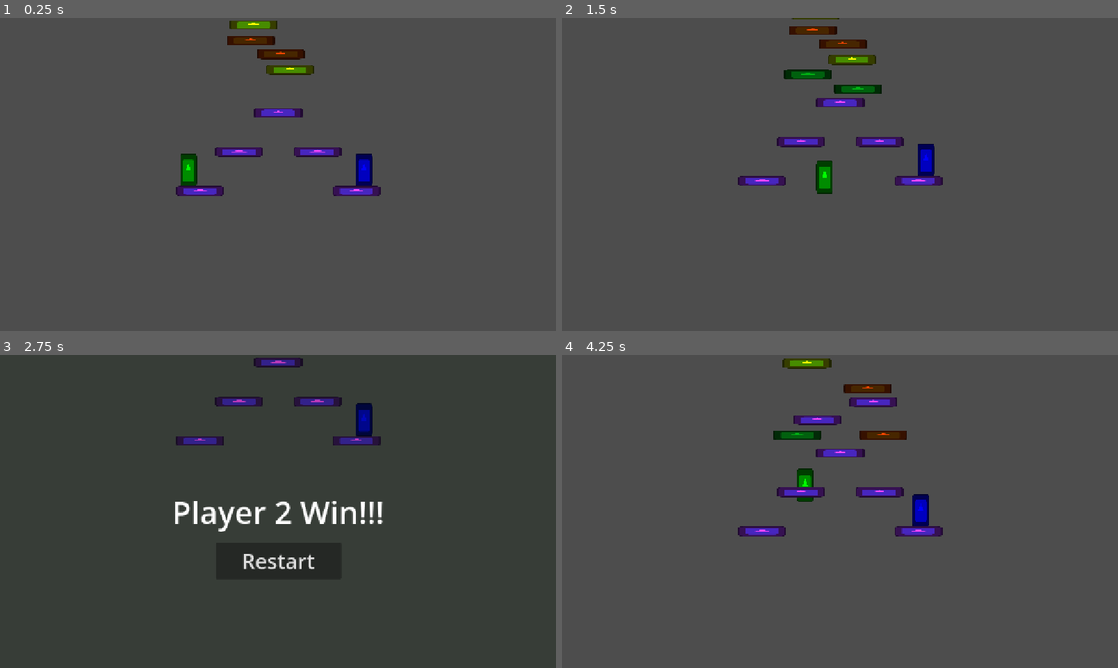
Above: before the commit, frames 1-4 (two rows, left to right).
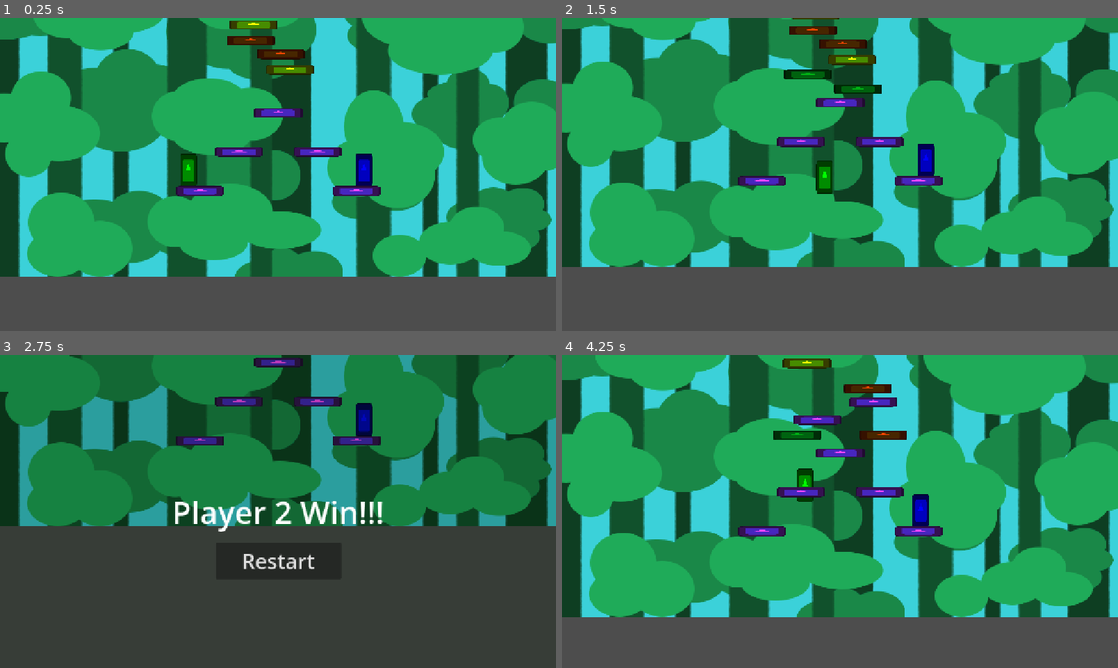
Above: after the commit, the same moments.

Repository: SUTD-Dev-n-Dice/CCG-2025
Game: Godot game, scene res://Scenes/Levels/Minigames/Platformer.tscn
Same seed, same stepped clock (60 frames per second), same inputs: the game is played once before the commit and once after it. The engine's default icon, where the game draws it, is replaced by a stand-in: a white triangle on a blue panel in a dark square.
Inputs:
- Up to frame 1 (0.25 s): no input
- Up to frame 2 (1.5 s): hold D (right1) from 0.53 s (still down); tap Left (left2) at 0.6 s; tap W (up1) at 0.77 s; tap Right (right2) at 1.35 s
- Up to frame 3 (2.75 s): tap W (up1) at 1.52 s; release D (right1) at 2.03 s; hold A (left1) from 2.03 s (still down); tap Up (up2) at 2.1 s
- Up to frame 4 (4.25 s): release A (left1) at 2.75 s; click "Restart" at 2.75 s; hold D (right1) from 3.53 s (still down); tap Left (left2) at 3.6 s; tap W (up1) at 3.77 s

The runs differ from the first frame. In frame 1, 80% of the frame differs, in the area x 0-100%, y 0-83%; in frame 2, 76%; in frame 3, 52%; in frame 4, 80%, in the area x 0-100%, y 0-84%.

Commit message:
feat: VERY TEMP BG

Diff:
--- a/Scenes/Levels/Minigames/Platformer.tscn
+++ b/Scenes/Levels/Minigames/Platformer.tscn
@@ -7,6 +7,7 @@
 [ext_resource type="PackedScene" uid="uid://b8ofgpw3k131m" path="res://Scenes/Objects/Platformer/player.tscn" id="3_d1y02"]
 [ext_resource type="PackedScene" uid="uid://87dp1wpph747" path="res://Scenes/Objects/Platformer/Platforms/phasing.tscn" id="4_4vubk"]
 [ext_resource type="PackedScene" uid="uid://b2rcrcsty67fj" path="res://Scenes/Objects/Platformer/Platforms/mystery.tscn" id="5_8mlde"]
+[ext_resource type="Texture2D" uid="uid://ynwlgkwc2a3m" path="res://Scripts/Decor/Platformer/platformer.png" id="8_8mlde"]
 
 [node name="Platformer" type="Node2D"]
 script = ExtResource("1_nngu6")
@@ -131,6 +132,44 @@
 theme_override_font_sizes/font_size = 48
 text = "Restart"
 
+[node name="TEMPBG" type="Node2D" parent="."]
+
+[node name="Sprite2D" type="Sprite2D" parent="TEMPBG"]
+z_index = -1
+position = Vector2(12.5, -20)
+scale = Vector2(2, 2)
+texture = ExtResource("8_8mlde")
+
+[node name="Sprite2D2" type="Sprite2D" parent="TEMPBG"]
+z_index = -1
+position = Vector2(12.5, -1302)
+scale = Vector2(2, 2)
+texture = ExtResource("8_8mlde")
+
+[node name="Sprite2D3" type="Sprite2D" parent="TEMPBG"]
+z_index = -1
+position = Vector2(12.5, -2597)
+scale = Vector2(2, 2)
+texture = ExtResource("8_8mlde")
+
+[node name="Sprite2D4" type="Sprite2D" parent="TEMPBG"]
+z_index = -1
+position = Vector2(12.5, -3881)
+scale = Vector2(2, 2)
+texture = ExtResource("8_8mlde")
+
+[node name="Sprite2D5" type="Sprite2D" parent="TEMPBG"]
+z_index = -1
+position = Vector2(12.5, -5153)
+scale = Vector2(2, 2)
+texture = ExtResource("8_8mlde")
+
+[node name="Sprite2D6" type="Sprite2D" parent="TEMPBG"]
+z_index = -1
+position = Vector2(12.5, -6390)
+scale = Vector2(2, 2)
+texture = ExtResource("8_8mlde")
+
 [connection signal="die" from="Players/Player" to="." method="_on_player_1_die"]
 [connection signal="die" from="Players/Player2" to="." method="_on_player_2_die"]
 [connection signal="pressed" from="CanvasLayer/Player1Win/Restart" to="." method="_on_restart_pressed"]
Not shown: 1 places in Scenes/Levels/Minigames/Platformer.tscn that only renumber resources
Binary file added: Scripts/Decor/Platformer/platformer.png
Not shown, added: Scripts/Decor/Platformer/platformer.png.import
